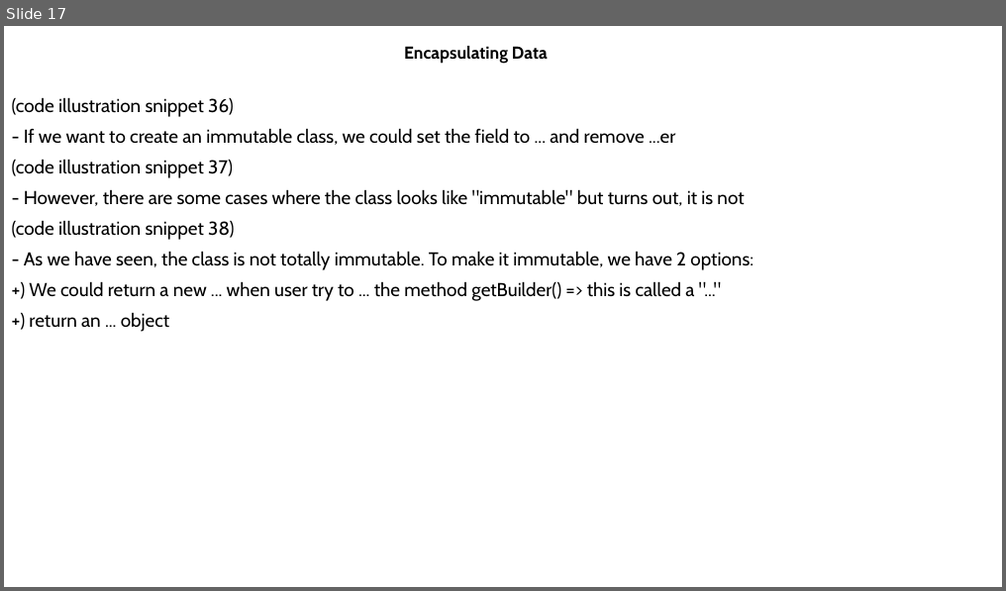
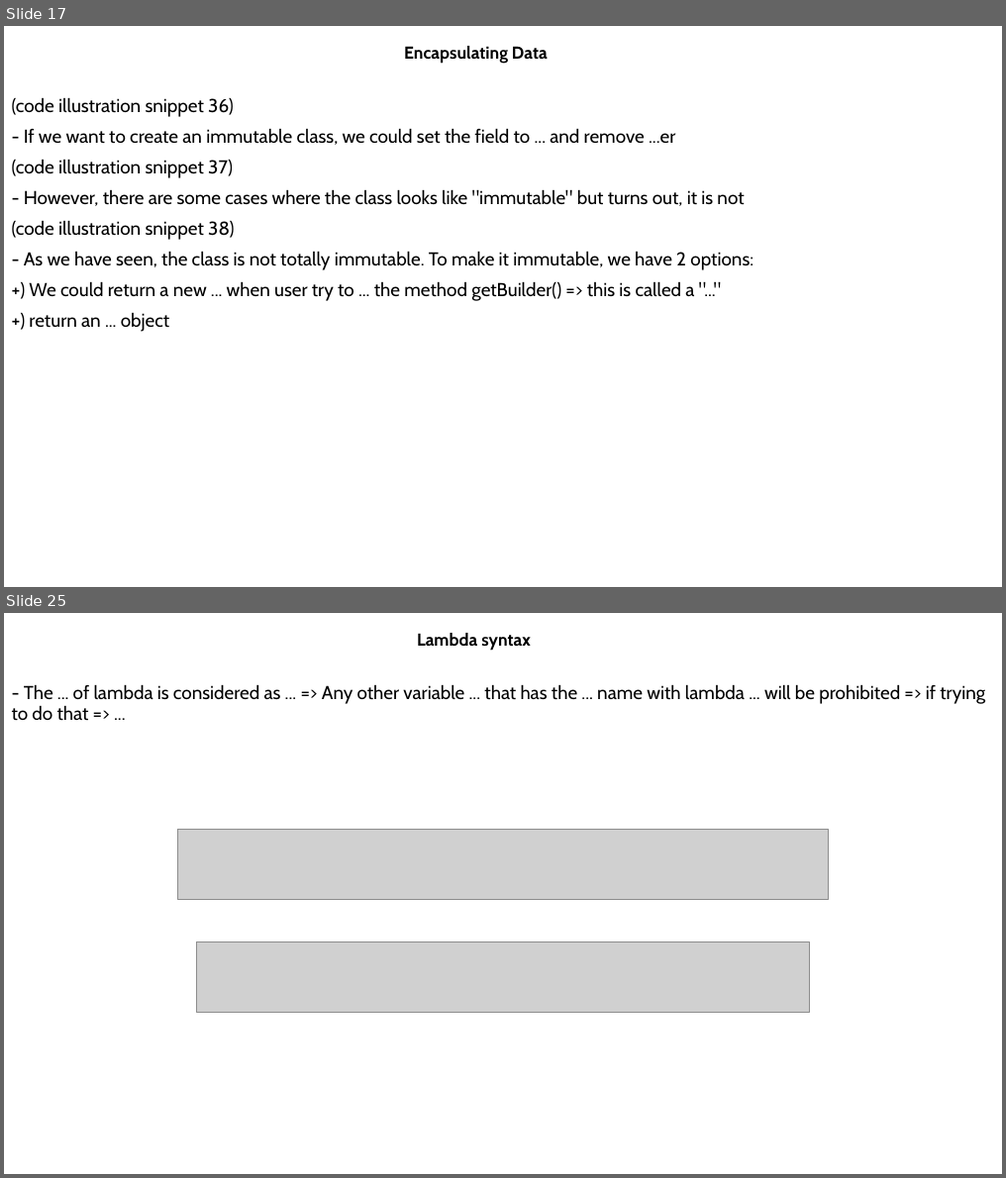
Before and after one commit to MaiDinhVinh/CS-Java, a slide deck: self-study resources/J8SE1/Chapter 4 - Methods and Encapsulation.pptx. Shown one above the other, each under a label of ours: slide 17 before the commit, slides 17 and 25 after it; the slides between them are not shown. The pictures are 1006x591 and 1006x1178 pixels, drawn with LibreOffice and Linux fonts; fonts in the diff are those of the drawing; grey boxes stand for pictures. Boxes give left, top, right and bottom in pixels: in the first picture for what was removed or moved away, otherwise in the second. Text is boxed around its words. In the diff, an @@ line names an element or a change of style, - is before the commit and + after.

```diff
--- a/self-study resources/J8SE1/Chapter 4 - Methods and Encapsulation.pptx
+++ b/self-study resources/J8SE1/Chapter 4 - Methods and Encapsulation.pptx
@@ slide 25 added at <box>4,613,1002,1174</box>, background #FFFFFF @@
@@ subtitle added at <box>417,633,531,651</box>, 16.6 pt, text #000000, bold @@
+Lambda syntax
@@ text added at <box>12,684,985,721</box>, 18 pt, text #000000 @@
+- The ... of lambda is considered as ... => Any other variable ... that has the ... name with lambda ... will be prohibited => if trying to do that => ...
@@ picture added at <box>177,830,829,900</box> @@
@@ picture added at <box>196,942,810,1012</box> @@
```
Also in this commit, not shown: 1 slide changed, 9 other slides added.
